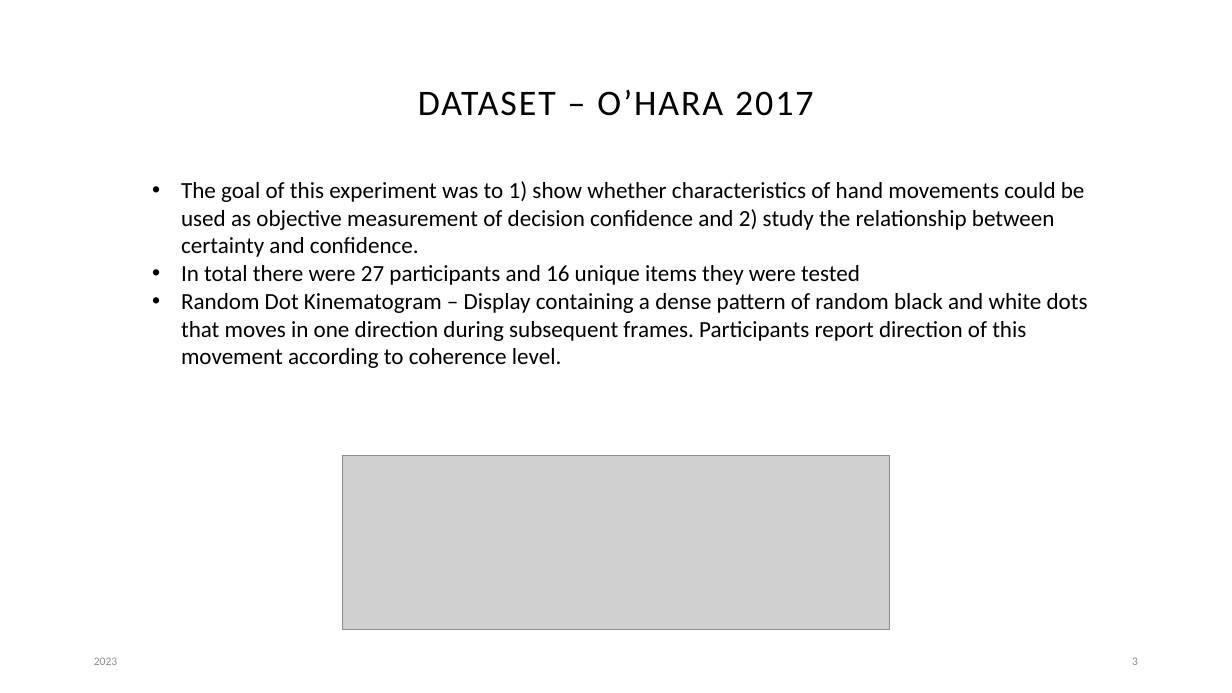
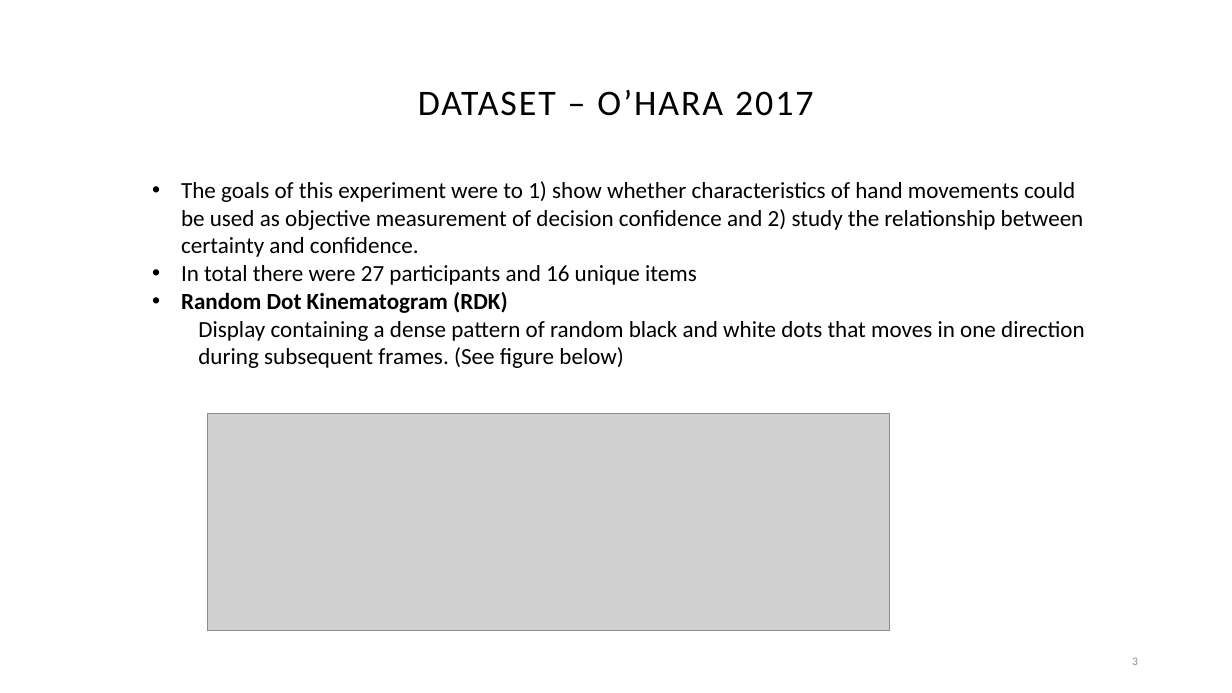
Before and after one commit to Saucedo98/examine-ez-diffusion, a slide deck: slide 3 of ezDiffusion.pptx. Drawn at 1232x693 pixels with LibreOffice and Linux fonts; fonts in the diff are those of the drawing; grey boxes stand for pictures. Boxes give left, top, right and bottom in pixels: in the first picture for what was removed or moved away, otherwise in the second. Text is boxed around its words. In the diff, an @@ line names an element or a change of style, - is before the commit and + after.

```diff
--- a/ezDiffusion.pptx
+++ b/ezDiffusion.pptx
@@ text at <box>181,181,1085,368</box>: text changed @@
-• The goal of this experiment was to 1) show whether characteristics of hand movements could be used as objective measurement of decision confidence and 2) study the relationship between certainty and confidence.
-• In total there were 27 participants and 16 unique items they were tested
-• Random Dot Kinematogram – Display containing a dense pattern of random black and white dots that moves in one direction during subsequent frames. Participants report direction of this movement according to coherence level.
+• The goals of this experiment were to 1) show whether characteristics of hand movements could be used as objective measurement of decision confidence and 2) study the relationship between certainty and confidence.
+• In total there were 27 participants and 16 unique items
+• Random Dot Kinematogram (RDK)
+  Display containing a dense pattern of random black and white dots that moves in one direction during subsequent frames. (See figure below)
@@ picture: place and size @@
-picture at <box>343,456,889,629</box>
+picture at <box>208,414,890,631</box>
@@ text removed at <box>94,657,117,665</box> @@
-2023
```
Also in this commit, not shown: 19 other slides changed, 20 other files.
